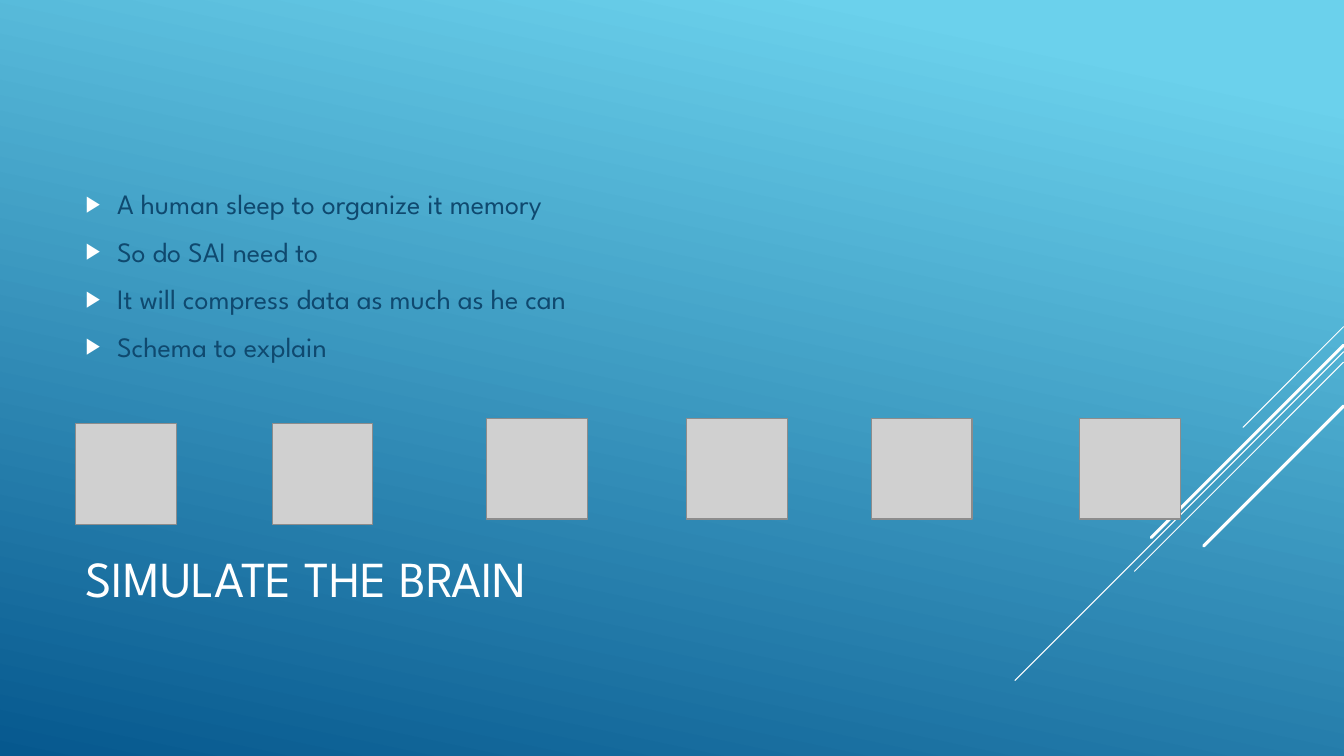
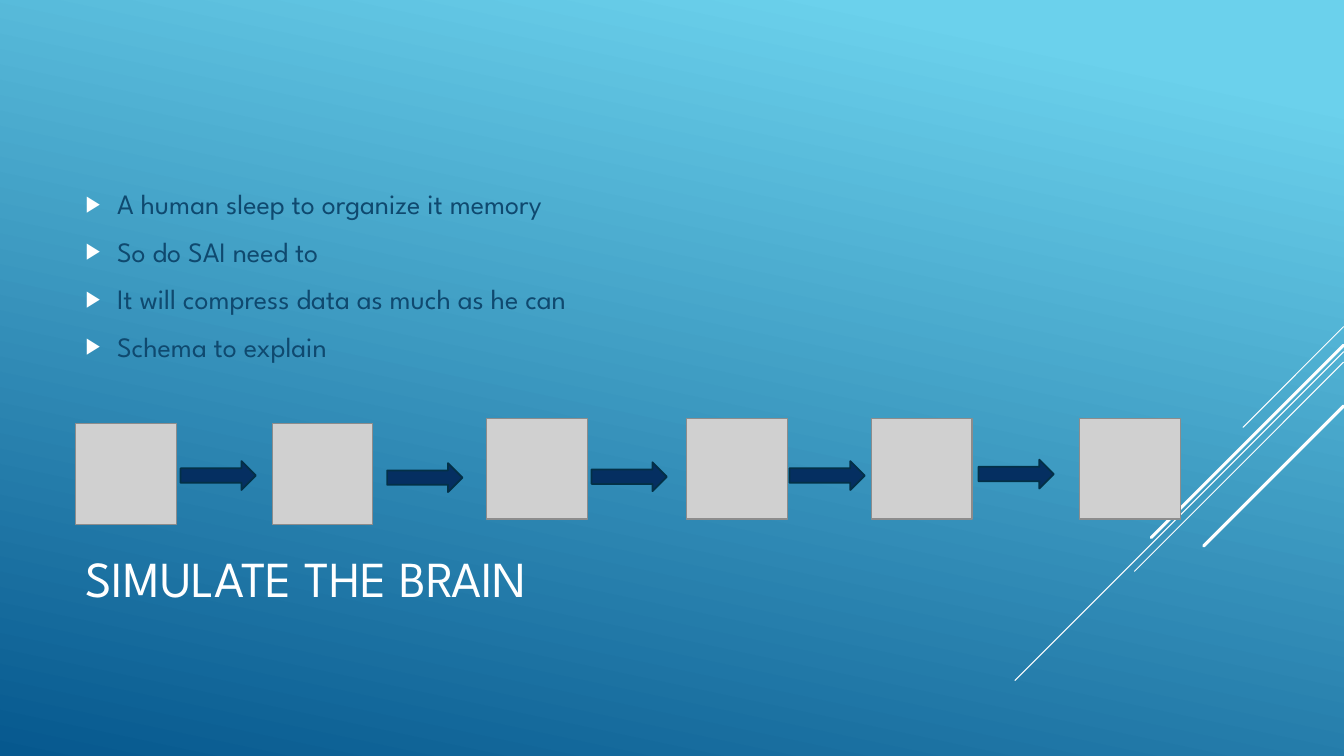
Before and after one commit to jnguyen1192/SIA, a slide deck: slide 8 of SAI_presentation.pptx. Drawn at 1344x756 pixels with LibreOffice and Linux fonts; fonts in the diff are those of the drawing; grey boxes stand for pictures. Boxes give left, top, right and bottom in pixels: in the first picture for what was removed or moved away, otherwise in the second. Text is boxed around its words. In the diff, an @@ line names an element or a change of style, - is before the commit and + after.

Commit message:
#12 Arrows added for sai sleep on issues slides

```diff
--- a/SAI_presentation.pptx
+++ b/SAI_presentation.pptx
@@ right arrow added at box(180, 461, 256, 490), fill #052F61, outline #043148 1.25 pt @@
@@ right arrow added at box(387, 464, 463, 493), fill #052F61, outline #043148 1.25 pt @@
@@ right arrow added at box(592, 463, 667, 492), fill #052F61, outline #043148 1.25 pt @@
@@ right arrow added at box(789, 461, 865, 490), fill #052F61, outline #043148 1.25 pt @@
@@ right arrow added at box(979, 460, 1055, 489), fill #052F61, outline #043148 1.25 pt @@
```
